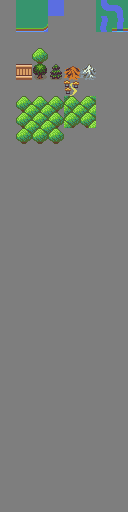
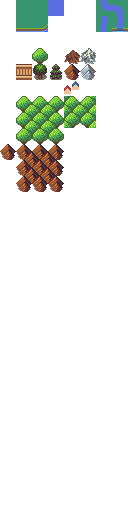
Layers edited between the first and the second 128x512 image:
painted on "Layer 2" over [0, 0, 128, 512]
hid "Layer 1" over [0, 0, 128, 512]
